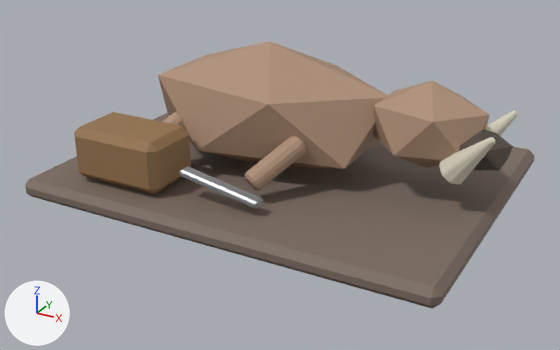
An edit to the glTF model public/assets/harthmere/glb/gathering_nodes/boar_sounder_harvest/boar_sounder_harvest.glb, drawn before and after from the same camera.
The view is the same before and after, from a 50 mm lens placed at (2.15, -4.06, 2.05), pointed at (0.02, -0.17, 0.11). Arrows for +X, +Y and +Z are at lower left; the lights stay in place. The first picture is the older version. Vertices at exactly the same position are counted once.
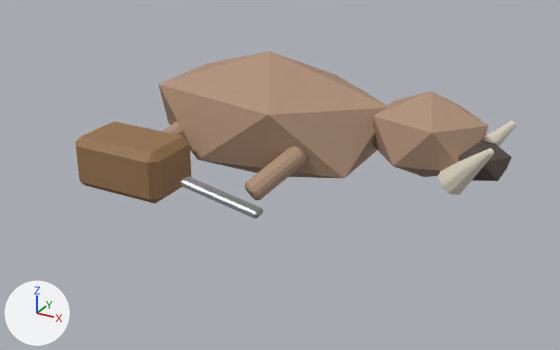
Boxes [x1, y1, x2, y2] around the edits, measured in the pictures (560 x 350 px):
'Mesh_0', reshaped, moved, rescaled (13% narrower, 37% shorter): before [25, 41, 534, 308]; after [75, 51, 516, 219]
part 1 of me_mesh_0, added (beige): after [158, 51, 389, 178]
part 2 of me_mesh_0, added (beige): after [373, 91, 488, 177]
part 3 of me_mesh_0, added: after [458, 140, 511, 181]
part 4 of me_mesh_0, rebuilt: before [486, 110, 518, 136]; after [438, 148, 494, 195]
part 5 of me_mesh_0, added: after [163, 122, 186, 138]
part 6 of me_mesh_0, added (beige): after [245, 146, 306, 200]
part 7 of me_mesh_0, added: after [484, 121, 516, 146]
part 8 of me_mesh_0, added: after [180, 176, 263, 219]
part 9 of me_mesh_0, added (brown): after [75, 121, 191, 204]
part 10 of me_mesh_0, deleted: before [162, 81, 513, 208]
part 11 of me_mesh_0, deleted: before [25, 41, 534, 308]

The change in detail:
me_mesh_0 is used by ob_mesh_0; location (-1.325, 1.025, 0.0); scale (0.000165, 0.000165, 0.000165).
me_mesh_0 had 356 vertices, 664 faces and spanned x 0.0..16383.0, y -12451.0..0.0, z 0.0..5452.0.
me_mesh_0 now has 332 vertices, 620 faces and spans x 0.0..16383.0, y -10394.0..0.0, z 0.0..5696.0.
me_mesh_0 part 1: a new loose piece, an icosphere of 20 faces spanning x 518.0..11485.0, y -7557.0..-1366.0, z 0.0..5696.0, in mat_boar_sounder_harvest_accent (beige #af9079).
me_mesh_0 part 2: a new loose piece, an icosphere of 20 faces spanning x 10708.0..15344.0, y -6088.0..-2561.0, z 1388.0..4989.0, in mat_boar_sounder_harvest_accent (beige #af9079).
me_mesh_0 part 3: a new loose piece, an icosphere of 20 faces spanning x 13760.0..16383.0, y -5700.0..-3495.0, z 1791.0..3496.0, in mat_boar_sounder_harvest_dark (brown #52473f).
me_mesh_0 part 4: the loose piece of 40 vertices spanning x 14279.0..16091.0, y -5768.0..-4630.0, z 1780.0..3761.0 is rebuilt with 40 vertices and now spans x 14020.0..16055.0, y -6252.0..-4975.0, z 1573.0..3798.0.
me_mesh_0 part 5: a new loose piece of 42 vertices spanning x 1514.0..3393.0, y -8922.0..-6568.0, z 898.0..2814.0, in mat_boar_sounder_harvest_accent (beige #af9079).
me_mesh_0 part 6: a new loose piece of 42 vertices spanning x 7175.0..9053.0, y -8922.0..-6568.0, z 898.0..2814.0, in mat_boar_sounder_harvest_accent (beige #af9079).
me_mesh_0 part 7: a new loose piece of 40 vertices spanning x 14020.0..16055.0, y -3948.0..-2670.0, z 1573.0..3798.0, in mat_boar_sounder_harvest_bone (pale yellow #ddd7c4).
me_mesh_0 part 8: a new loose piece of 24 vertices spanning x 4926.0..8441.0, y -9781.0..-9235.0, z 757.0..1665.0, in mat_boar_sounder_harvest_metal (grey #a2a6aa).
me_mesh_0 part 9: a new loose piece of 24 vertices spanning x 0.0..4228.0, y -10394.0..-7666.0, z 529.0..2712.0, in mat_boar_sounder_harvest_wood (brown #95734d).
me_mesh_0 part 10: 6 loose pieces with 172 vertices, spanning x 3140.0..16383.0, y -10963.0..-4534.0, z 1054.0..4823.0, are deleted.
Part 11, on me_mesh_0:
60 vertices are removed from x 0.0..16096.0, y -12451.0..0.0, z 0.0..5452.0.
108 faces are deleted.
Other edits to the shape of me_mesh_0 do not show in these pictures.
me_mesh_0 no longer uses material mat_boar_sounder_harvest_base (brown #7c6c61).
Object 'Mesh_0' (ob_mesh_0) moves from (-1.325, 1.025, 0.0) to (-1.03, 0.654, 0.0).
Object 'Mesh_0' (ob_mesh_0) is rescaled from (0.000165, 0.000165, 0.000165) to (0.000147, 0.000147, 0.000147).
